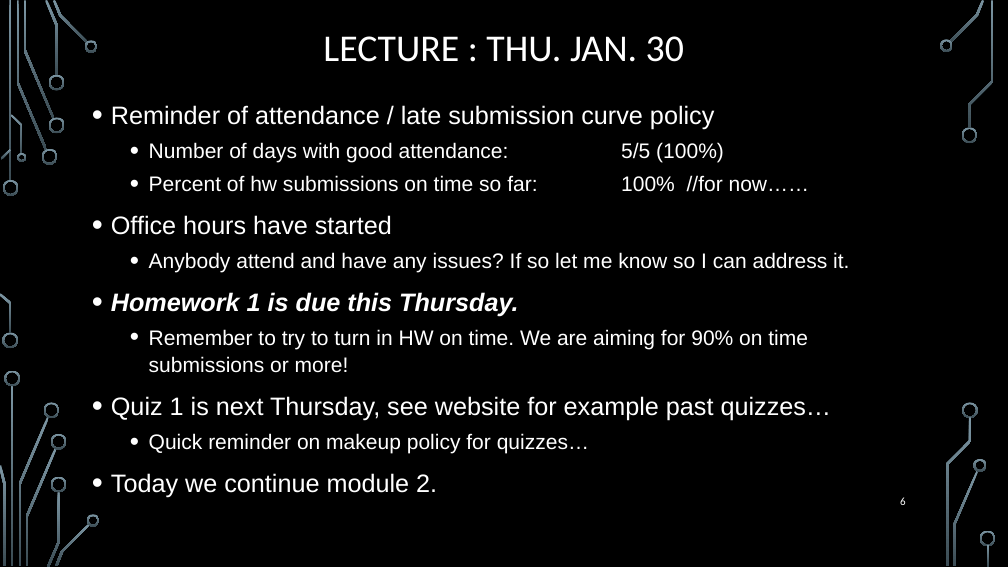
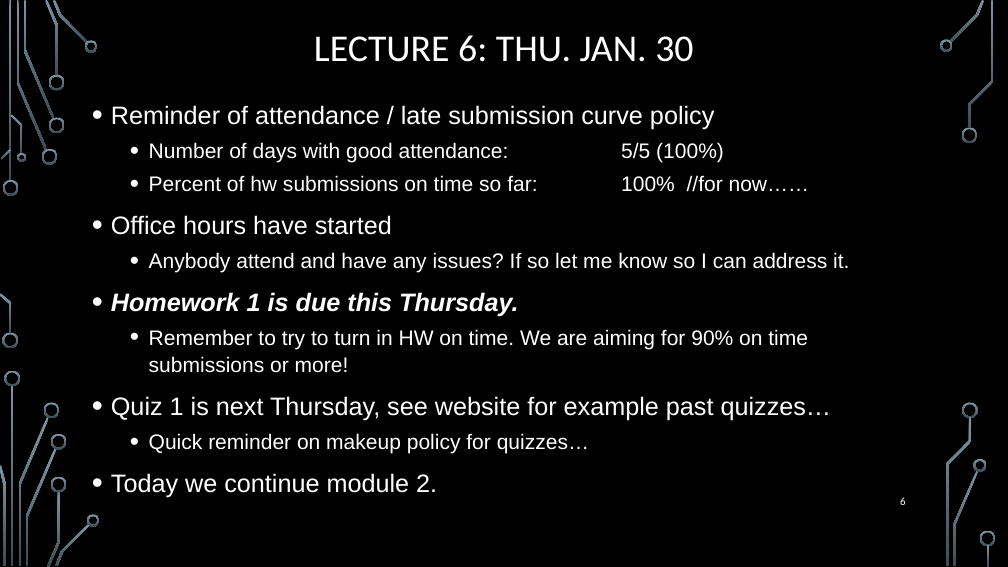
Before and after one commit to markfloryan/dmt2, a slide deck: slide 6 of slides/00-DailyAnnouncements.pptx. Drawn at 1008x567 pixels with LibreOffice and Linux fonts; fonts in the diff are those of the drawing; background and template pictures are left out. Boxes give left, top, right and bottom in pixels: in the first picture for what was removed or moved away, otherwise in the second. Text is boxed around its words. In the diff, an @@ line names an element or a change of style, - is before the commit and + after.

```diff
--- a/slides/00-DailyAnnouncements.pptx
+++ b/slides/00-DailyAnnouncements.pptx
@@ title at (314, 35, 693, 62): text changed @@
-LECTURE : THU. JAN. 30
+LECTURE 6: THU. JAN. 30
```
Also in this commit, not shown: 2 other slides changed, 1 slide added.
